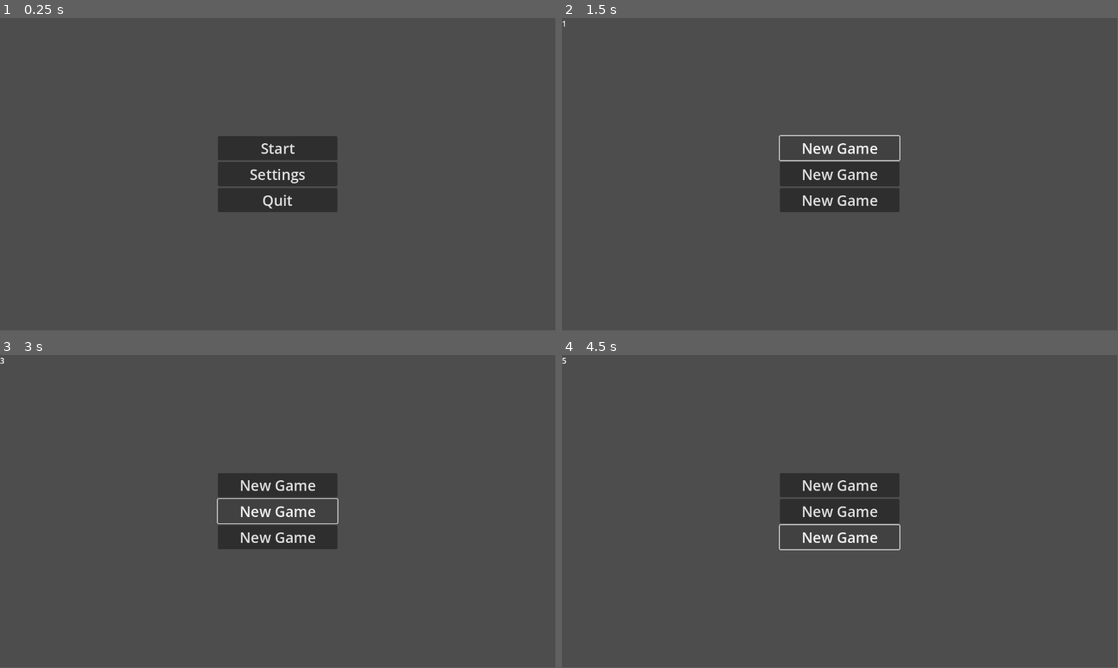
Above: before the commit, frames 1-4 (two rows, left to right).
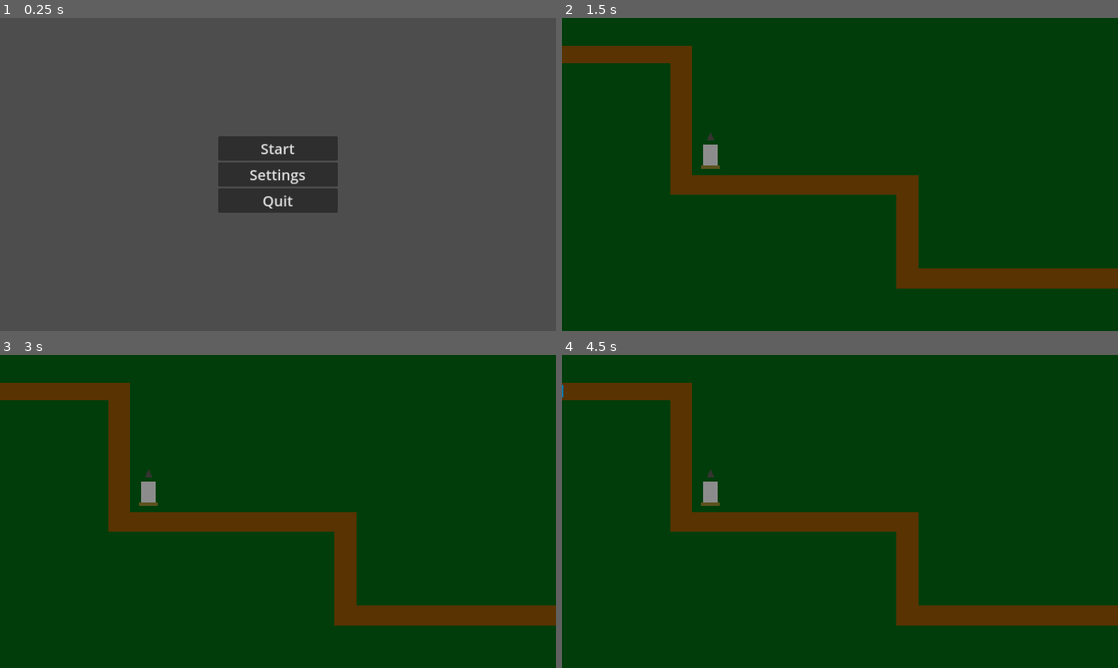
Above: after the commit, the same moments.

Repository: OneBrainCellLeft/Third_Project-WIP
Game: Godot game, scene res://main/main_menu/main_menu.tscn
Two runs of this game, one before a commit and one after it. Both use one fixed random seed, a clock stepped at 60 frames per second and the inputs below.
Inputs (mouse positions are in pixels of both pictures, inside the frame that each line leads up to):
- Up to frame 1 (0.25 s): no input
- Up to frame 2 (1.5 s): click "Start" at 0.5 s; click "New Game" at 1.25 s
- Up to frame 3 (3 s): click (278, 486) at 2 s, where only the run before the commit has a clickable "New Game"; click (278, 511) at 2.75 s, where only the run before the commit has a clickable "New Game"
- Up to frame 4 (4.5 s): click (840, 511) at 3.5 s, where only the run before the commit has a clickable "New Game"; click (840, 536) at 4.25 s, where only the run before the commit has a clickable "New Game"
In our replay, the window is 799x449 before the commit and 800x450 after it. These sizes can differ from the game's own. Grey fills any space a smaller window leaves; there, only what the larger window draws over its background counts as a difference.

The runs differ from the first frame. In frame 1, 0.3% of the frame differs, in the area x 39-61%, y 40-63%; in frame 2, 100%, in the area x 0-100%, y 0-100%; in frame 3, 100%; in frame 4, 100%.
Error before the commit: Attempt to call function 'store_line' in base 'null instance' on a null instance. (res://main/global/utils.gd:20)

Commit message:
functional first turret and enemy
It took a lot of time and attempts of me just trying everything possible one way and then changing direction to finally have something that works well enough (it's not set in stone right now since I still have a lot of things to do but it works like I wanted it to)

First I wanted the bullet to follow the current target of the turret but it was way too complicated and overall not necessary so I switched to simply shooting to the target but rotating the bullet with the head of the turret so it won't miss. That's why it took so many time and tries.

Diff:
--- /dev/null
+++ b/main/enemies/enemy_1.gd
@@ -0,0 +1,21 @@
+extends Node2D
+
+var HP = 3
+
+
+func _process(_delta):
+	get_parent().set_progress(get_parent().get_progress() + 0.4)
+	if get_parent().get_progress_ratio() == 1:
+		queue_free()
+	death()
+
+
+func death():
+	if HP <= 0:
+		queue_free()
+
+
+func _on_colissions_body_entered(body):
+	if body.is_in_group("weak_bullets"):
+		HP -= 1
+		body.queue_free()
--- /dev/null
+++ b/main/enemies/enemy_1.tscn
@@ -0,0 +1,24 @@
+[gd_scene load_steps=4 format=3 uid="uid://ce8ntxbr8lpxx"]
+
+[ext_resource type="Script" path="res://main/enemies/enemy_1.gd" id="1_tpwqv"]
+
+[sub_resource type="QuadMesh" id="QuadMesh_l64gr"]
+
+[sub_resource type="CapsuleShape2D" id="CapsuleShape2D_wjhjf"]
+radius = 13.0
+height = 32.0
+
+[node name="enemy_1" type="Node2D"]
+script = ExtResource("1_tpwqv")
+
+[node name="enemy_visual" type="MeshInstance2D" parent="."]
+modulate = Color(0, 0.478431, 0.698039, 1)
+scale = Vector2(-20, 26.5)
+mesh = SubResource("QuadMesh_l64gr")
+
+[node name="colissions" type="Area2D" parent="." groups=["Enemies"]]
+
+[node name="CollisionShape2D" type="CollisionShape2D" parent="colissions"]
+shape = SubResource("CapsuleShape2D_wjhjf")
+
+[connection signal="body_entered" from="colissions" to="." method="_on_colissions_body_entered"]
--- a/main/global/utils.gd
+++ b/main/global/utils.gd
@@ -7,8 +7,12 @@
 var s3 = false
 var SAVE_PATH
 
+###
+
 func _process(_delta):
 	Save_Check()
+
+###
 
 func Save_Game():
 	saveium += 1
@@ -19,6 +23,8 @@
 	var jstr = JSON.stringify(data)
 	save_file.store_line(jstr)
 
+###
+
 func Load_Game():
 	var save_file = FileAccess.open(SAVE_PATH, FileAccess.READ)
 	if FileAccess.file_exists(SAVE_PATH):
@@ -27,8 +33,12 @@
 			if current_line:
 				saveium = current_line["Saveium"]
 
+###
+
 func Delete_Game():
 	DirAccess.remove_absolute(SAVE_PATH)
+
+###
 
 func Save_Check():
 	if FileAccess.file_exists("res://main/saves/save1.save"):
--- a/main/main_menu/start_menu.gd
+++ b/main/main_menu/start_menu.gd
@@ -26,35 +26,49 @@
 		$"delete_menu/d3".visible = false
 	$Label.text = str(Utils.saveium)
 
+###
+
 func _on_g_1_pressed():
 	Utils.SAVE_PATH = "res://main/saves/save1.save"
 	if Utils.s1 == true:
 		Utils.Load_Game()
 	elif Utils.s1 == false:
-		Utils.Save_Game()
+		get_tree().change_scene_to_file("res://main/maps/Tutorial/starter_area.tscn")
 
 func _on_g_2_pressed():
 	Utils.SAVE_PATH = "res://main/saves/save2.save"
 	if Utils.s2 == true:
 		Utils.Load_Game()
 	elif Utils.s2 == false:
-		Utils.Save_Game()
+		get_tree().change_scene_to_file("res://main/maps/Tutorial/starter_area.tscn")
 
 func _on_g_3_pressed():
 	Utils.SAVE_PATH = "res://main/saves/save3.save"
 	if Utils.s3 == true:
 		Utils.Load_Game()
 	elif Utils.s3 == false:
-		Utils.Save_Game()
+		get_tree().change_scene_to_file("res://main/maps/Tutorial/starter_area.tscn")
+
+###
 
 func _on_d_1_pressed():
 	Utils.SAVE_PATH = "res://main/saves/save1.save"
-	Utils.Delete_Game()
+	$delete_confirm.visible = true
 
 func _on_d_2_pressed():
 	Utils.SAVE_PATH = "res://main/saves/save2.save"
-	Utils.Delete_Game()
+	$delete_confirm.visible = true
 
 func _on_d_3_pressed():
 	Utils.SAVE_PATH = "res://main/saves/save3.save"
+	$delete_confirm.visible = true
+
+###
+
+func _on_yes_pressed():
 	Utils.Delete_Game()
+	$delete_confirm.visible = false
+
+
+func _on_no_pressed():
+	$delete_confirm.visible = false
--- a/main/main_menu/start_menu.tscn
+++ b/main/main_menu/start_menu.tscn
@@ -1,6 +1,8 @@
-[gd_scene load_steps=2 format=3 uid="uid://deaqmroxxipkp"]
+[gd_scene load_steps=3 format=3 uid="uid://deaqmroxxipkp"]
 
 [ext_resource type="Script" path="res://main/main_menu/start_menu.gd" id="1_1gk14"]
+
+[sub_resource type="QuadMesh" id="QuadMesh_5843e"]
 
 [node name="start_menu" type="Control"]
 layout_mode = 3
@@ -70,9 +72,42 @@
 theme_override_font_sizes/font_size = 30
 
 [node name="Label" type="Label" parent="."]
+visible = false
 layout_mode = 0
 offset_right = 184.0
 offset_bottom = 53.0
+
+[node name="delete_confirm" type="CanvasLayer" parent="."]
+visible = false
+
+[node name="confirmation_box" type="MeshInstance2D" parent="delete_confirm"]
+modulate = Color(0, 0, 0, 1)
+position = Vector2(585, 315)
+scale = Vector2(334, 180)
+mesh = SubResource("QuadMesh_5843e")
+
+[node name="confirmation_text" type="Label" parent="delete_confirm"]
+offset_left = 238.0
+offset_top = 39.0
+offset_right = 926.0
+offset_bottom = 453.0
+text = "Do you wish to delete your save ?"
+horizontal_alignment = 1
+vertical_alignment = 1
+
+[node name="yes" type="Button" parent="delete_confirm"]
+offset_left = 459.0
+offset_top = 326.0
+offset_right = 549.0
+offset_bottom = 365.0
+text = "Yes"
+
+[node name="no" type="Button" parent="delete_confirm"]
+offset_left = 620.0
+offset_top = 326.0
+offset_right = 710.0
+offset_bottom = 365.0
+text = "No"
 
 [connection signal="pressed" from="container-main_menu/g1" to="." method="_on_g_1_pressed"]
 [connection signal="pressed" from="container-main_menu/g2" to="." method="_on_g_2_pressed"]
@@ -80,3 +115,5 @@
 [connection signal="pressed" from="delete_menu/d1" to="." method="_on_d_1_pressed"]
 [connection signal="pressed" from="delete_menu/d2" to="." method="_on_d_2_pressed"]
 [connection signal="pressed" from="delete_menu/d3" to="." method="_on_d_3_pressed"]
+[connection signal="pressed" from="delete_confirm/yes" to="." method="_on_yes_pressed"]
+[connection signal="pressed" from="delete_confirm/no" to="." method="_on_no_pressed"]
--- /dev/null
+++ b/main/maps/Tutorial/spawner.gd
@@ -0,0 +1,15 @@
+extends Node2D
+
+var enemy_1 = load("res://main/maps/Tutorial/starter_area_pathing.tscn")
+
+###
+
+func spawn():
+	var spawnling = enemy_1.instantiate()
+
+	add_child(spawnling)
+
+###
+
+func _on_spawn_timer_timeout():
+	spawn()
--- /dev/null
+++ b/main/maps/Tutorial/starter_area.tscn
@@ -0,0 +1,60 @@
+[gd_scene load_steps=5 format=3 uid="uid://tydtuudl4jkh"]
+
+[ext_resource type="Script" path="res://main/maps/Tutorial/spawner.gd" id="2_55rh5"]
+[ext_resource type="PackedScene" uid="uid://b70dt0n1h3k1q" path="res://main/turrets/first_turret.tscn" id="2_521i8"]
+
+[sub_resource type="QuadMesh" id="QuadMesh_omkm5"]
+
+[sub_resource type="QuadMesh" id="QuadMesh_bybqe"]
+
+[node name="starter_area" type="Node2D"]
+
+[node name="terrain" type="Node2D" parent="."]
+
+[node name="grass" type="MeshInstance2D" parent="terrain"]
+modulate = Color(0, 0.239216, 0.0431373, 1)
+position = Vector2(576.5, 324.5)
+scale = Vector2(1163, 659)
+mesh = SubResource("QuadMesh_omkm5")
+
+[node name="path1" type="MeshInstance2D" parent="terrain"]
+modulate = Color(0.34902, 0.2, 0.00784314, 1)
+position = Vector2(135, 75.5)
+scale = Vector2(270, 37)
+mesh = SubResource("QuadMesh_bybqe")
+
+[node name="path2" type="MeshInstance2D" parent="terrain"]
+modulate = Color(0.34902, 0.2, 0.00784314, 1)
+position = Vector2(247.25, 229.75)
+scale = Vector2(45.5, 272.5)
+mesh = SubResource("QuadMesh_bybqe")
+
+[node name="path3" type="MeshInstance2D" parent="terrain"]
+modulate = Color(0.34902, 0.2, 0.00784314, 1)
+position = Vector2(481.75, 345.5)
+scale = Vector2(514.5, 41)
+mesh = SubResource("QuadMesh_bybqe")
+
+[node name="path4" type="MeshInstance2D" parent="terrain"]
+modulate = Color(0.34902, 0.2, 0.00784314, 1)
+position = Vector2(715.5, 442.5)
+scale = Vector2(47, 235)
+mesh = SubResource("QuadMesh_bybqe")
+
+[node name="path5" type="MeshInstance2D" parent="terrain"]
+modulate = Color(0.34902, 0.2, 0.00784314, 1)
+position = Vector2(925, 539.5)
+scale = Vector2(456, 41)
+mesh = SubResource("QuadMesh_bybqe")
+
+[node name="spawner" type="Node2D" parent="."]
+script = ExtResource("2_55rh5")
+
+[node name="spawn_timer" type="Timer" parent="spawner"]
+wait_time = 2.0
+autostart = true
+
+[node name="first_turret" parent="." instance=ExtResource("2_521i8")]
+position = Vector2(308, 291)
+
+[connection signal="timeout" from="spawner/spawn_timer" to="spawner" method="_on_spawn_timer_timeout"]
--- /dev/null
+++ b/main/maps/Tutorial/starter_area_pathing.tscn
@@ -0,0 +1,19 @@
+[gd_scene load_steps=3 format=3 uid="uid://bnjapifo7wkpo"]
+
+[ext_resource type="PackedScene" uid="uid://ce8ntxbr8lpxx" path="res://main/enemies/enemy_1.tscn" id="1_33u3m"]
+
+[sub_resource type="Curve2D" id="Curve2D_1rsw0"]
+_data = {
+"points": PackedVector2Array(0, 0, 0, 0, -35, 75, 0, 0, 0, 0, 249, 75, 0, 0, 0, 0, 249, 347, 0, 0, 0, 0, 715, 347, 0, 0, 0, 0, 716, 542, 0, 0, 0, 0, 1152, 542)
+}
+point_count = 6
+
+[node name="Path2D" type="Path2D"]
+curve = SubResource("Curve2D_1rsw0")
+
+[node name="PathFollow2D" type="PathFollow2D" parent="."]
+position = Vector2(-35, 75)
+rotates = false
+loop = false
+
+[node name="enemy_1" parent="PathFollow2D" instance=ExtResource("1_33u3m")]
--- /dev/null
+++ b/main/turrets/bullet.gd
@@ -0,0 +1,7 @@
+extends CharacterBody2D
+
+var vel = Vector2(1, 0)
+var speed = 800
+
+func _physics_process(delta):
+	move_and_collide(vel.normalized() * delta * speed)
--- /dev/null
+++ b/main/turrets/bullet.tscn
@@ -0,0 +1,19 @@
+[gd_scene load_steps=4 format=3 uid="uid://cbubwi47v371u"]
+
+[ext_resource type="Script" path="res://main/turrets/bullet.gd" id="1_ibov7"]
+
+[sub_resource type="SphereMesh" id="SphereMesh_kuq7f"]
+
+[sub_resource type="CircleShape2D" id="CircleShape2D_x124u"]
+radius = 2.0
+
+[node name="CharacterBody2D" type="CharacterBody2D" groups=["weak_bullets"]]
+script = ExtResource("1_ibov7")
+
+[node name="MeshInstance2D" type="MeshInstance2D" parent="."]
+position = Vector2(-5.96046e-08, 5.96046e-07)
+scale = Vector2(4.00454, 4.00454)
+mesh = SubResource("SphereMesh_kuq7f")
+
+[node name="CollisionShape2D" type="CollisionShape2D" parent="."]
+shape = SubResource("CircleShape2D_x124u")
--- /dev/null
+++ b/main/turrets/first_turret.gd
@@ -0,0 +1,44 @@
+extends Node2D
+
+var bullet = preload("res://main/turrets/bullet.tscn")
+
+@onready var bullet_spawn = $turret_visual/turret_head/pos/Marker2D
+@onready var head = $turret_visual/turret_head
+@onready var timer = $shooting_timer
+
+var damage = 1
+var curr_targ
+
+var enemies = []
+
+func _physics_process(_delta):
+	if enemies != []:
+		curr_targ = enemies [0]
+		head.look_at(curr_targ.global_position)
+
+func _on_detection_area_area_entered(area):
+	if area.is_in_group("Enemies"):
+		enemies.push_back(area)
+		timer.start()
+
+func _on_detection_area_area_exited(area):
+	if area.is_in_group("Enemies"):
+		enemies.erase(area)
+
+func shoot():
+	var b = bullet.instantiate()
+	b.position = bullet_spawn.global_position
+
+	b.vel = curr_targ.global_position - b.position
+
+	get_parent().add_child(b)
+
+
+
+
+func _on_shooting_timer_timeout():
+	if enemies != []:
+		shoot()
+		timer.start()
+	elif enemies == []:
+		timer.stop()
--- /dev/null
+++ b/main/turrets/first_turret.tscn
@@ -0,0 +1,53 @@
+[gd_scene load_steps=6 format=3 uid="uid://b70dt0n1h3k1q"]
+
+[ext_resource type="Script" path="res://main/turrets/first_turret.gd" id="1_us17y"]
+
+[sub_resource type="CircleShape2D" id="CircleShape2D_ojxpl"]
+radius = 127.016
+
+[sub_resource type="PrismMesh" id="PrismMesh_bb3f6"]
+
+[sub_resource type="QuadMesh" id="QuadMesh_mp2qr"]
+
+[sub_resource type="QuadMesh" id="QuadMesh_adw5w"]
+
+[node name="first_turret" type="Node2D"]
+script = ExtResource("1_us17y")
+
+[node name="detection_area" type="Area2D" parent="."]
+
+[node name="area_shape" type="CollisionShape2D" parent="detection_area"]
+shape = SubResource("CircleShape2D_ojxpl")
+
+[node name="turret_visual" type="Node2D" parent="."]
+
+[node name="turret_head" type="MeshInstance2D" parent="turret_visual"]
+modulate = Color(0.207843, 0.203922, 0.192157, 1)
+position = Vector2(0, -46)
+scale = Vector2(16, -17.7129)
+mesh = SubResource("PrismMesh_bb3f6")
+
+[node name="pos" type="Node2D" parent="turret_visual/turret_head"]
+
+[node name="Marker2D" type="Marker2D" parent="turret_visual/turret_head/pos"]
+position = Vector2(0.8125, 0)
+
+[node name="turret_body" type="MeshInstance2D" parent="turret_visual"]
+modulate = Color(0.54902, 0.54902, 0.54902, 1)
+position = Vector2(-0.0134926, -6.75)
+scale = Vector2(30.0001, 44.5)
+mesh = SubResource("QuadMesh_mp2qr")
+
+[node name="turret_base" type="MeshInstance2D" parent="turret_visual"]
+modulate = Color(0.352941, 0.321569, 0.113725, 1)
+position = Vector2(-0.351162, 17.4115)
+rotation = 3.14159
+scale = Vector2(39.2977, -6.74627)
+mesh = SubResource("QuadMesh_adw5w")
+
+[node name="shooting_timer" type="Timer" parent="."]
+one_shot = true
+
+[connection signal="area_entered" from="detection_area" to="." method="_on_detection_area_area_entered"]
+[connection signal="area_exited" from="detection_area" to="." method="_on_detection_area_area_exited"]
+[connection signal="timeout" from="shooting_timer" to="." method="_on_shooting_timer_timeout"]
--- a/project.godot
+++ b/project.godot
@@ -19,6 +19,11 @@
 
 Utils="*res://main/global/utils.gd"
 
+[display]
+
+window/size/initial_position_type=0
+window/stretch/mode="canvas_items"
+
 [rendering]
 
 renderer/rendering_method="mobile"
